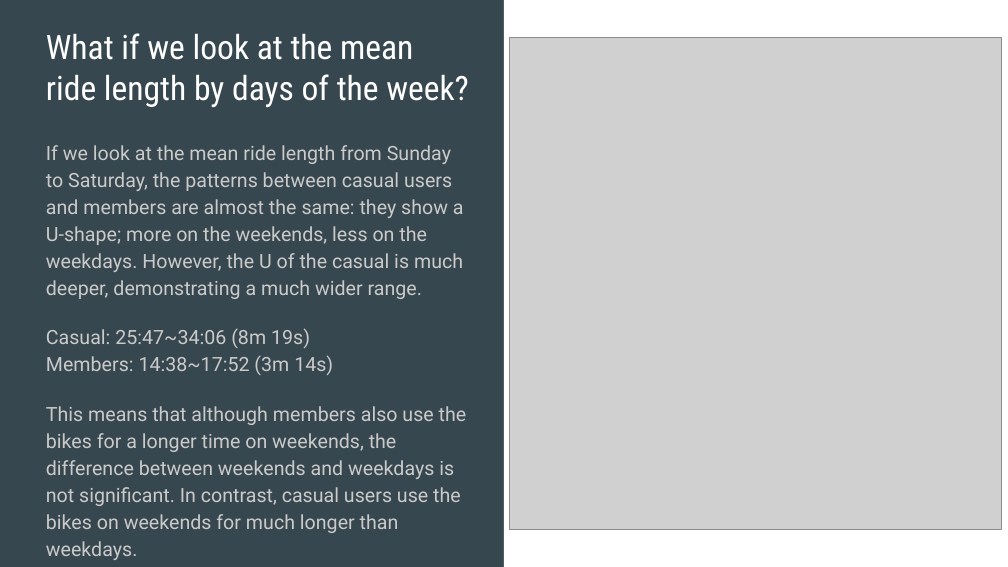
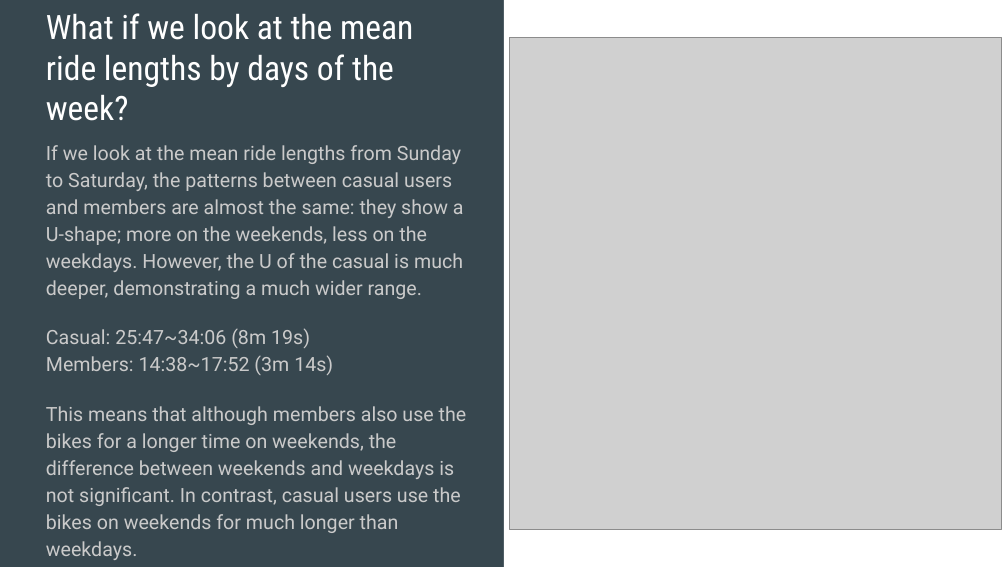
Before and after one commit to Takekuro/Cyclistic, a slide deck: slide 8 of Slides/2021_11_Cyclistic_Analysis_Members_Casual.pptx. Drawn at 1008x567 pixels with LibreOffice and Linux fonts; fonts in the diff are those of the drawing; grey boxes stand for pictures. Boxes give left, top, right and bottom in pixels: in the first picture for what was removed or moved away, otherwise in the second. Text is boxed around its words. In the diff, an @@ line names an element or a change of style, - is before the commit and + after.

```diff
--- a/Slides/2021_11_Cyclistic_Analysis_Members_Casual.pptx
+++ b/Slides/2021_11_Cyclistic_Analysis_Members_Casual.pptx
@@ title at (46, 13, 413, 121): text changed @@
-What if we look at the mean ride length by days of the week?
+What if we look at the mean ride lengths by days of the week?
@@ text at (46, 145, 464, 299): text changed @@
-If we look at the mean ride length from Sunday to Saturday, the patterns between casual users and members are almost the same: they show a U-shape; more on the weekends, less on the weekdays. However, the U of the casual is much deeper, demonstrating a much wider range.
+If we look at the mean ride lengths from Sunday to Saturday, the patterns between casual users and members are almost the same: they show a U-shape; more on the weekends, less on the weekdays. However, the U of the casual is much deeper, demonstrating a much wider range.
```
Also in this commit, not shown: 10 other slides changed, 1 slide added, 1 slide removed.
